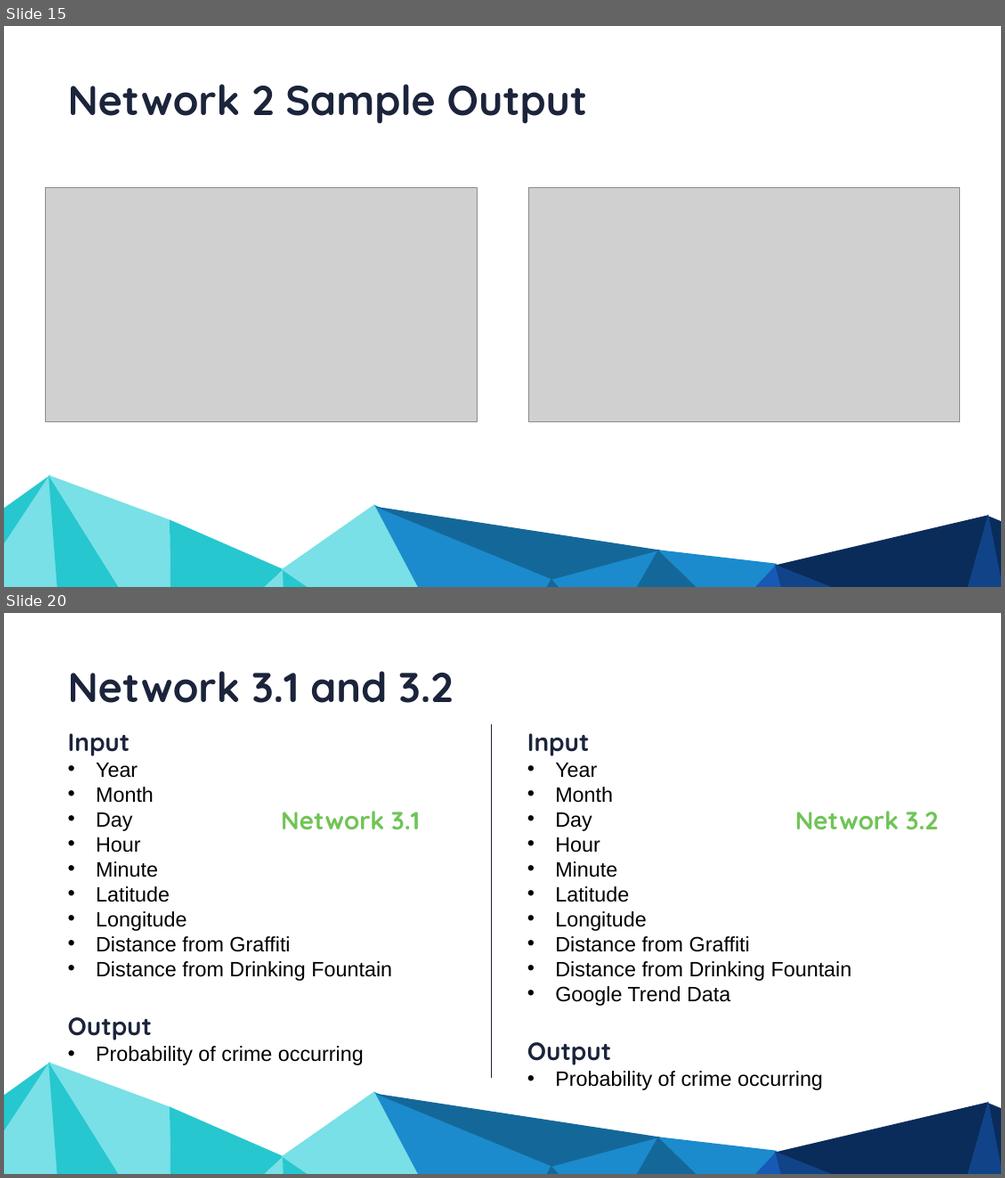
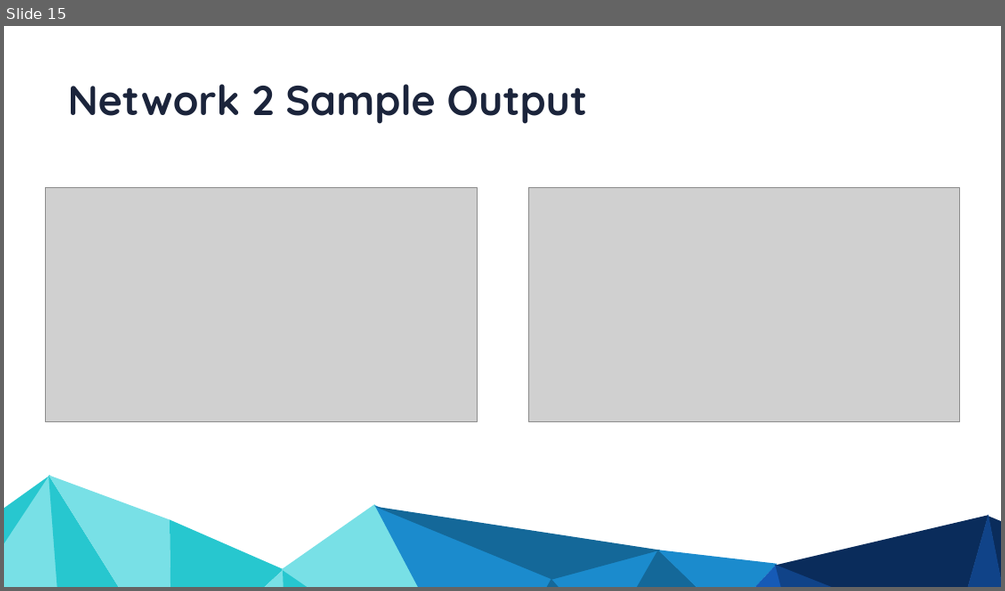
Before and after one commit to NasirKhalid24/Vancouver-Crime-Prediction, a slide deck: Final Presentation.pptx. Shown one above the other, each under a label of ours: slides 15 and 20 before the commit, slide 15 after it; the slides between them are not shown. The pictures are 1005x1178 and 1005x591 pixels, drawn with LibreOffice and Linux fonts; fonts in the diff are those of the drawing; grey boxes stand for pictures. Boxes give left, top, right and bottom in pixels: in the first picture for what was removed or moved away, otherwise in the second. Text is boxed around its words. In the diff, an @@ line names an element or a change of style, - is before the commit and + after.

```diff
--- a/Final Presentation.pptx
+++ b/Final Presentation.pptx
@@ slide 20 removed at (4, 613, 1001, 1174), background #FFFFFF; not listed: 19 template elements that a slide beside it also shows @@
@@ text removed at (68, 671, 453, 703) @@
-Network 3.1 and 3.2
@@ text removed at (68, 733, 392, 1065) @@
-Input
-• Year
-• Month
-• Day
-• Hour
-• Minute
-• Latitude
-• Longitude
-• Distance from Graffiti
-• Distance from Drinking Fountain
-Output
-• Probability of crime occurring
@@ line removed from (491, 724) to (491, 1078) @@
@@ text removed at (527, 733, 852, 1090) @@
-Input
-• Year
-• Month
-• Day
-• Hour
-• Minute
-• Latitude
-• Longitude
-• Distance from Graffiti
-• Distance from Drinking Fountain
-• Google Trend Data
-Output
-• Probability of crime occurring
@@ text removed at (281, 811, 420, 830) @@
-Network 3.1
@@ text removed at (795, 811, 938, 830) @@
-Network 3.2
```
Also in this commit, not shown: 1 slide changed, 13 other slides removed.
